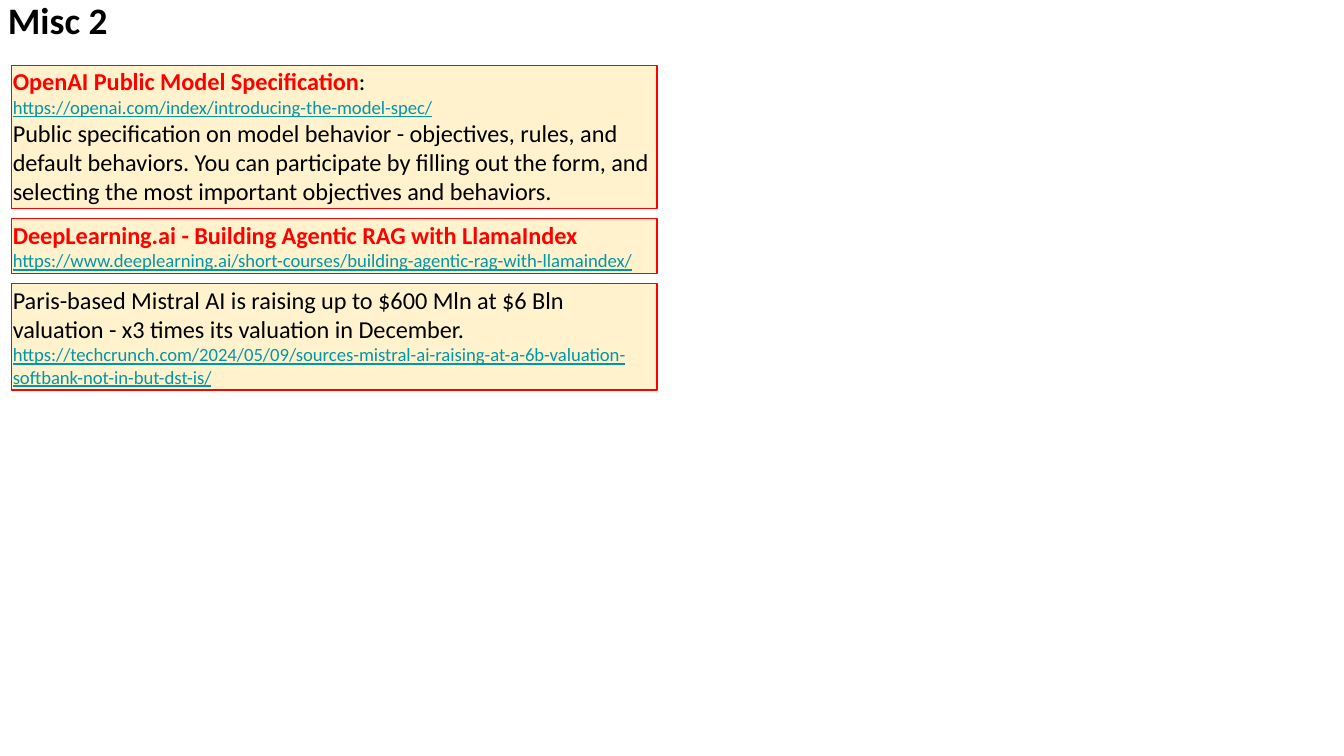
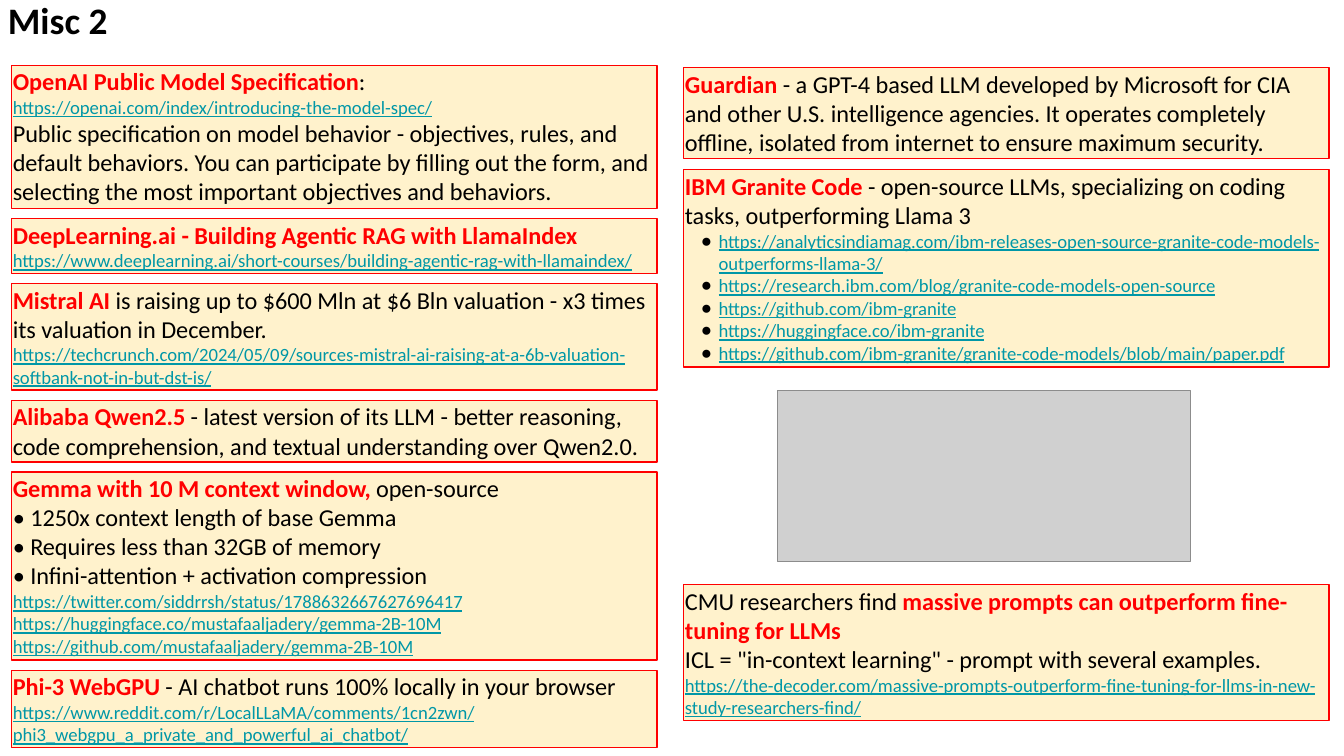
Before and after one commit to lselector/seminar, a slide deck: slide 17 of 2024/2024-05-10-AI-Updates.pptx (slide 14 before the commit). Drawn at 1344x756 pixels with LibreOffice and Linux fonts; fonts in the diff are those of the drawing; grey boxes stand for pictures. Boxes give left, top, right and bottom in pixels: in the first picture for what was removed or moved away, otherwise in the second. Text is boxed around its words. In the diff, an @@ line names an element or a change of style, - is before the commit and + after.

Commit message:
update

```diff
--- a/2024/2024-05-10-AI-Updates.pptx
+++ b/2024/2024-05-10-AI-Updates.pptx
@@ rectangle added at (x1=684, y1=67, x2=1329, y2=159), fill #FFF2CC, outline #FF0000 0.75 pt, 13 pt, text #000000 @@
+Guardian - a GPT-4 based LLM developed by Microsoft for CIA and other U.S. intelligence agencies. It operates completely offline, isolated from internet to ensure maximum security.
@@ rectangle added at (x1=684, y1=169, x2=1329, y2=367), fill #FFF2CC, outline #FF0000 0.75 pt, 10 pt, text #0097A7, underline @@
+IBM Granite Code - open-source LLMs, specializing on coding tasks, outperforming Llama 3
+● https://analyticsindiamag.com/ibm-releases-open-source-granite-code-models-outperforms-llama-3/
+● https://research.ibm.com/blog/granite-code-models-open-source
+● https://github.com/ibm-granite
+● https://huggingface.co/ibm-granite
+● https://github.com/ibm-granite/granite-code-models/blob/main/paper.pdf
@@ text in rectangle at (x1=13, y1=292, x2=645, y2=338): text changed @@
-Paris-based Mistral AI is raising up to $600 Mln at $6 Bln valuation - x3 times its valuation in December.
+Mistral AI is raising up to $600 Mln at $6 Bln valuation - x3 times its valuation in December.
@@ rectangle added at (x1=12, y1=401, x2=657, y2=462), fill #FFF2CC, outline #FF0000 0.75 pt, 13 pt, text #000000 @@
+Alibaba Qwen2.5 - latest version of its LLM - better reasoning, code comprehension, and textual understanding over Qwen2.0.
@@ picture added at (x1=777, y1=390, x2=1189, y2=560) @@
@@ rectangle added at (x1=12, y1=472, x2=657, y2=660), fill #FFF2CC, outline #FF0000 0.75 pt, 10 pt, text #0097A7, underline @@
+Gemma with 10 M context window, open-source
+• 1250x context length of base Gemma
+• Requires less than 32GB of memory
+• Infini-attention + activation compression
+https://twitter.com/siddrrsh/status/1788632667627696417
+https://huggingface.co/mustafaaljadery/gemma-2B-10M
+https://github.com/mustafaaljadery/gemma-2B-10M
@@ rectangle added at (x1=684, y1=585, x2=1329, y2=720), fill #FFF2CC, outline #FF0000 0.75 pt, 13 pt, text #0097A7 @@
+CMU researchers find massive prompts can outperform fine-tuning for LLMs
+ICL = "in-context learning" - prompt with several examples.
+https://the-decoder.com/massive-prompts-outperform-fine-tuning-for-llms-in-new-study-researchers-find/
@@ rectangle added at (x1=12, y1=671, x2=657, y2=749), fill #FFF2CC, outline #FF0000 0.75 pt, 10 pt, text #0097A7, underline @@
+Phi-3 WebGPU - AI chatbot runs 100% locally in your browser
+https://www.reddit.com/r/LocalLLaMA/comments/1cn2zwn/phi3_webgpu_a_private_and_powerful_ai_chatbot/
```
Also in this commit, not shown: 6 other slides changed, 4 slides added.
